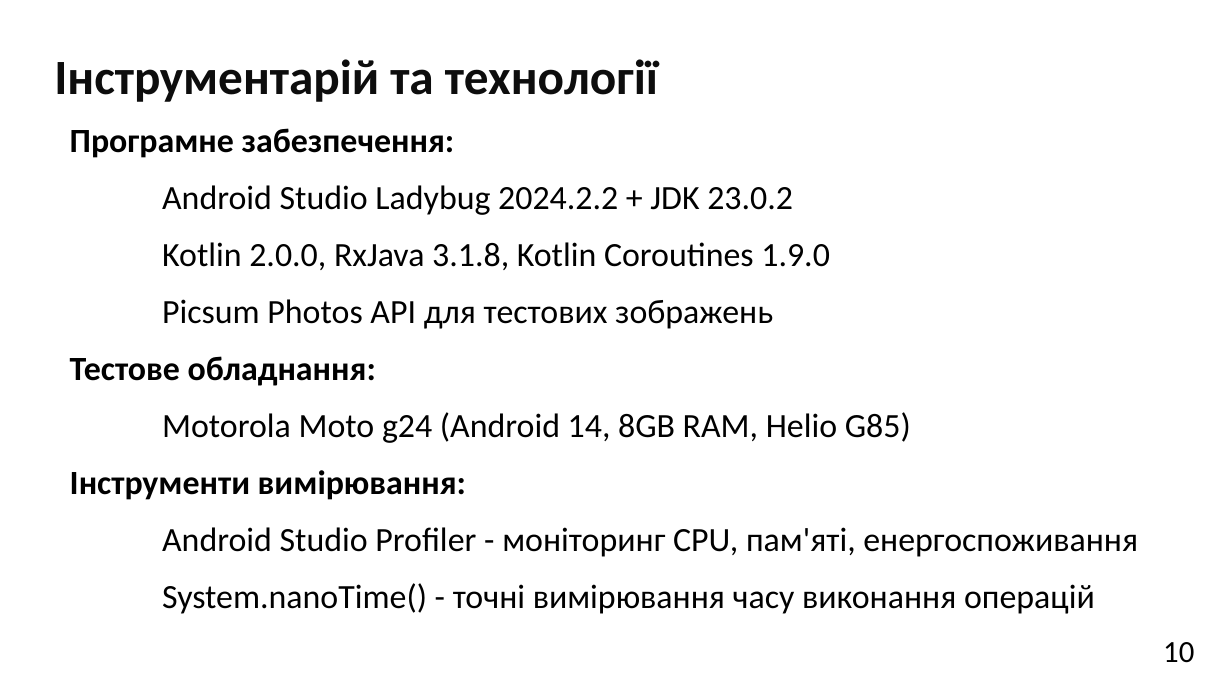
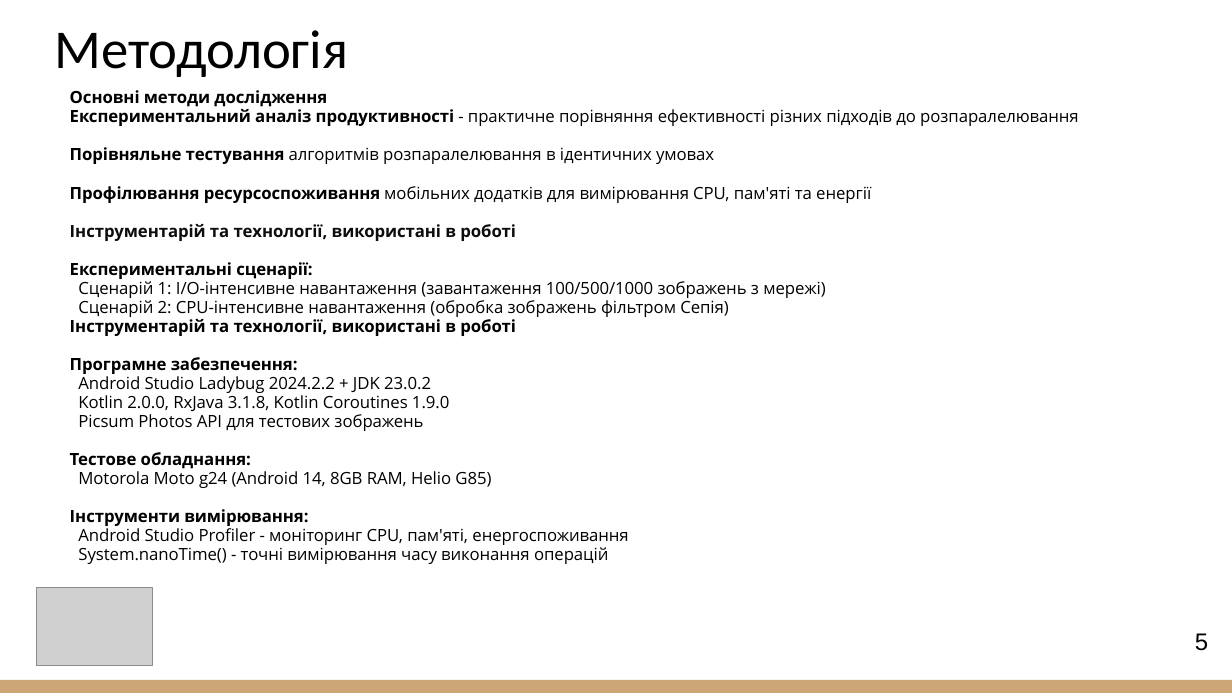
Before and after one commit to polina1836/android-image-processing-test, a slide deck: slide 5 of 2025_М_ПІ_ІПЗ- 23-4_Носова_П_В.pptx (slide 10 before the commit). Drawn at 1232x693 pixels with LibreOffice and Linux fonts; fonts in the diff are those of the drawing; grey boxes stand for pictures. Boxes give left, top, right and bottom in pixels: in the first picture for what was removed or moved away, otherwise in the second. Text is boxed around its words. In the diff, an @@ line names an element or a change of style, - is before the commit and + after.

```diff
--- a/2025_М_ПІ_ІПЗ- 23-4_Носова_П_В.pptx
+++ b/2025_М_ПІ_ІПЗ- 23-4_Носова_П_В.pptx
@@ title removed at [54, 59, 658, 102] @@
-Інструментарій та технології
@@ title added at [54, 30, 348, 77], 32 pt, text #000000 @@
+Методологія
@@ text "Основні методи дослідження": place and size @@
-text "Основні методи дослідження" at [70, 128, 1138, 614]
+text "Основні методи дослідження" at [70, 90, 1079, 564]
@@ text at [70, 90, 1079, 336]: paragraphs added @@
+Основні методи дослідження
+Експериментальний аналіз продуктивності - практичне порівняння ефективності різних підходів до розпаралелювання
+Порівняльне тестування алгоритмів розпаралелювання в ідентичних умовах
+Профілювання ресурсоспоживання мобільних додатків для вимірювання CPU, пам'яті та енергії
+Інструментарій та технології, використані в роботі
+Експериментальні сценарії:
+Сценарій 1: I/O-інтенсивне навантаження (завантаження 100/500/1000 зображень з мережі)
+Сценарій 2: CPU-інтенсивне навантаження (обробка зображень фільтром Сепія)
+Інструментарій та технології, використані в роботі
@@ text at [70, 357, 628, 564]: size 19.8 to 9.8 pt, font Calibri to Open Sans in "Програмне забезпечення:", "Android Studio Ladybug 2024.2.2 + JDK 23.0.2", "Kotlin 2.0.0, RxJava 3.1.8, Kotlin Coroutines 1.9.0", "Picsum Photos API для тестових зображень" and 5 more places; line spacing 0.7 to 0.95 @@
@@ picture added at [36, 588, 152, 667] @@
@@ text removed at [1163, 642, 1194, 663] @@
-10
@@ page number added at [1195, 633, 1208, 651], 14 pt, text #000000 @@
+5
@@ rectangle added at [0, 680, 1232, 693], fill #CCA677 @@
```
Also in this commit, not shown: 7 other slides changed, 4 slides added, 12 slides removed, 1 other file.
